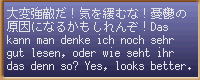
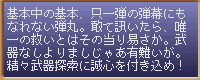
Layers edited between the first and the second 200px x 80px image:
renamed "大変強敵だ！気を緩むな！憂鬱の原因になるかもしれんぞ！Das..." to "基本中の基本、只一弾の弾幕にもなれない弾丸。敢て訊いたら、唯...", painted on it over <box>7,7,191,71</box>
